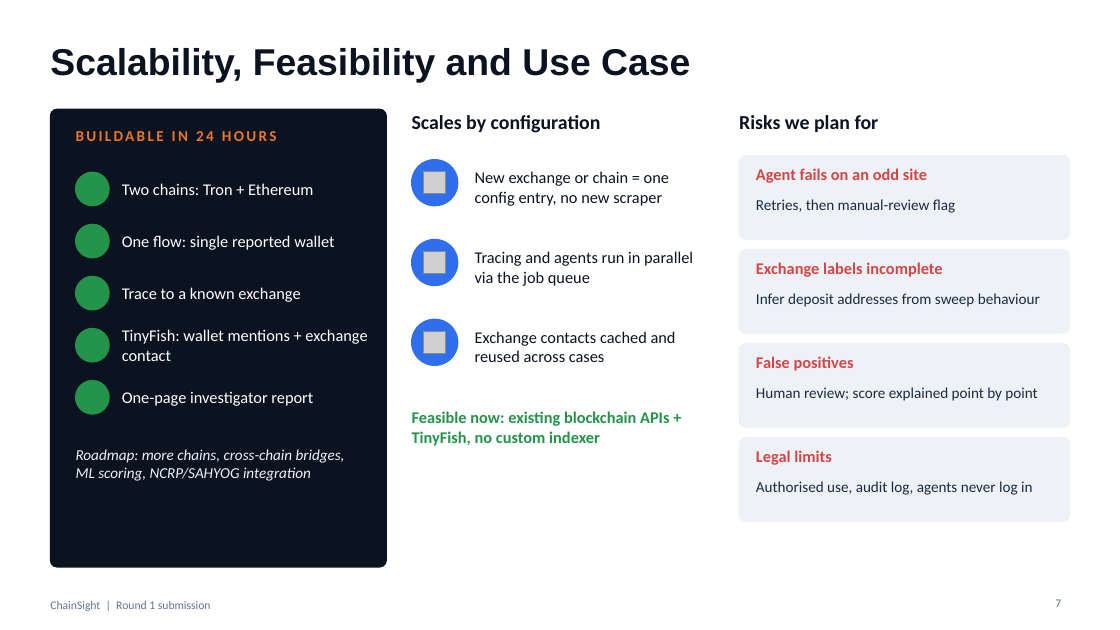
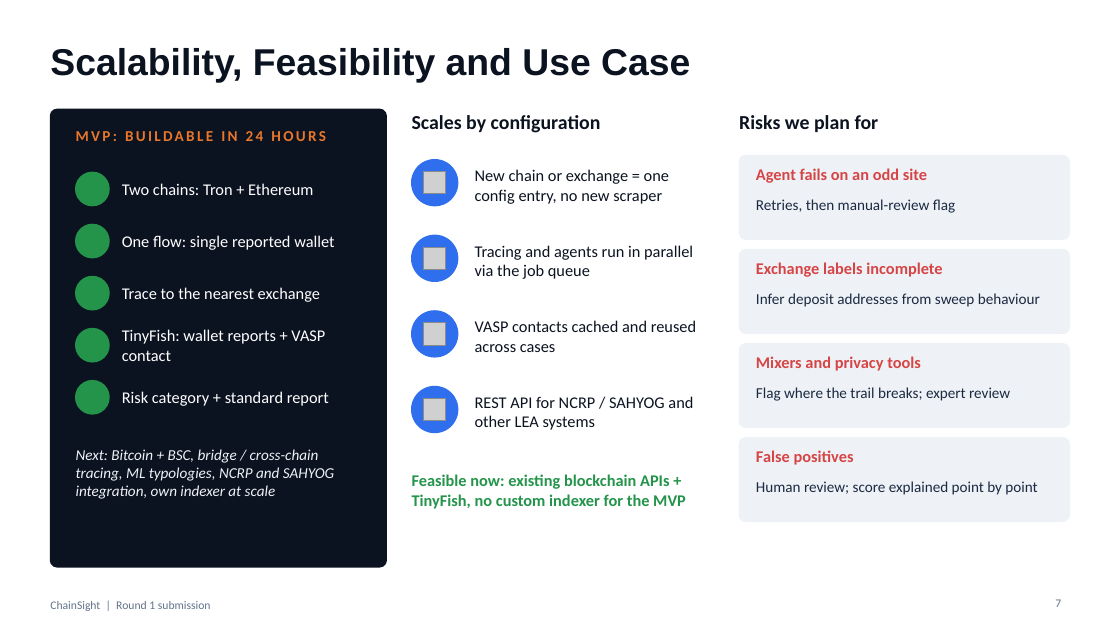
Before and after one commit to sharmaayush2506/ChainSight, a slide deck: slide 7 of docs/pitch/ChainSight_Round1_9slides.pptx. Drawn at 1120x630 pixels with LibreOffice and Linux fonts; fonts in the diff are those of the drawing; grey boxes stand for pictures; background and template pictures are left out. Boxes give left, top, right and bottom in pixels: in the first picture for what was removed or moved away, otherwise in the second. Text is boxed around its words. In the diff, an @@ line names an element or a change of style, - is before the commit and + after.

```diff
--- a/docs/pitch/ChainSight_Round1_9slides.pptx
+++ b/docs/pitch/ChainSight_Round1_9slides.pptx
@@ text at (x1=76, y1=131, x2=326, y2=141): text changed @@
-BUILDABLE IN 24 HOURS
+MVP: BUILDABLE IN 24 HOURS
@@ text at (x1=475, y1=169, x2=669, y2=204): text changed @@
-New exchange or chain = one config entry, no new scraper
+New chain or exchange = one config entry, no new scraper
@@ ellipse moved from (x1=412, y1=239, x2=458, y2=286) to (x1=412, y1=235, x2=458, y2=281) @@
@@ text "Tracing and agents run in ..." moved from (x1=475, y1=251, x2=693, y2=286) to (x1=475, y1=245, x2=693, y2=279) @@
@@ picture moved from (x1=423, y1=251, x2=445, y2=273) to (x1=423, y1=247, x2=445, y2=269) @@
@@ text at (x1=122, y1=287, x2=320, y2=302): text changed @@
-Trace to a known exchange
+Trace to the nearest exchange
@@ text at (x1=122, y1=329, x2=325, y2=361): text changed @@
-TinyFish: wallet mentions + exchange contact
+TinyFish: wallet reports + VASP contact
@@ ellipse moved from (x1=412, y1=319, x2=458, y2=365) to (x1=412, y1=311, x2=458, y2=357) @@
@@ picture moved from (x1=423, y1=331, x2=445, y2=353) to (x1=423, y1=323, x2=445, y2=344) @@
@@ text at (x1=475, y1=320, x2=696, y2=352): text changed @@
-Exchange contacts cached and reused across cases
+VASP contacts cached and reused across cases
@@ text added at (x1=756, y1=356, x2=921, y2=371), 14 pt, text #D64545, bold @@
+Mixers and privacy tools
@@ ellipse added at (x1=412, y1=386, x2=458, y2=433), fill #2F6FED, outline #2F6FED 1 pt @@
@@ text added at (x1=756, y1=387, x2=1010, y2=401), 13 pt, text #1B2A41 @@
+Flag where the trail breaks; expert review
@@ text at (x1=122, y1=391, x2=329, y2=406): text changed @@
-One-page investigator report
+Risk category + standard report
@@ picture added at (x1=423, y1=398, x2=445, y2=420) @@
@@ text added at (x1=475, y1=396, x2=693, y2=430), 14 pt, text #0B1220 @@
+REST API for NCRP / SAHYOG and other LEA systems
@@ text at (x1=76, y1=449, x2=334, y2=499): text changed @@
-Roadmap: more chains, cross-chain bridges, ML scoring, NCRP/SAHYOG integration
+Next: Bitcoin + BSC, bridge / cross-chain tracing, ML typologies, NCRP and SAHYOG integration, own indexer at scale
@@ text "False positives" moved from (x1=756, y1=356, x2=854, y2=371) to (x1=756, y1=450, x2=854, y2=465) @@
@@ text at (x1=412, y1=474, x2=686, y2=509): text changed @@
-Feasible now: existing blockchain APIs + TinyFish, no custom indexer
+Feasible now: existing blockchain APIs + TinyFish, no custom indexer for the MVP
@@ text "Human review; score explained point ..." moved from (x1=756, y1=387, x2=1037, y2=401) to (x1=756, y1=481, x2=1037, y2=495) @@
@@ text removed at (x1=756, y1=450, x2=832, y2=465) @@
-Legal limits
@@ text removed at (x1=756, y1=481, x2=1032, y2=495) @@
-Authorised use, audit log, agents never log in
```
Also in this commit, not shown: 4 other slides changed, 2 slides added, 2 slides removed, 1 other file.
